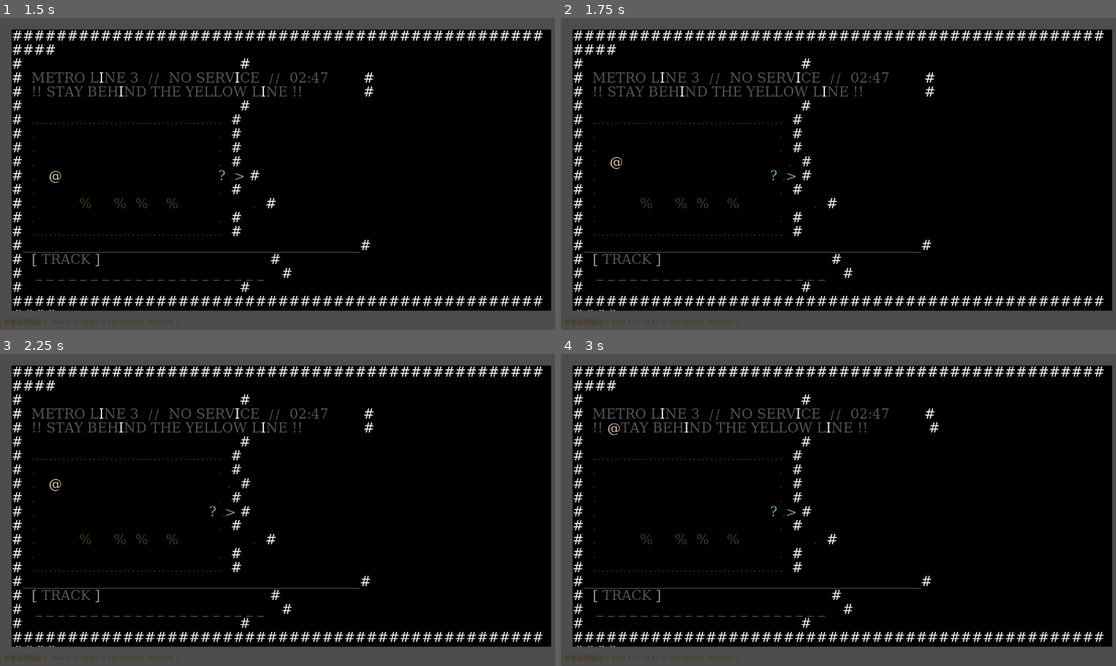
Above: before the commit, frames 1-4 (two rows, left to right).
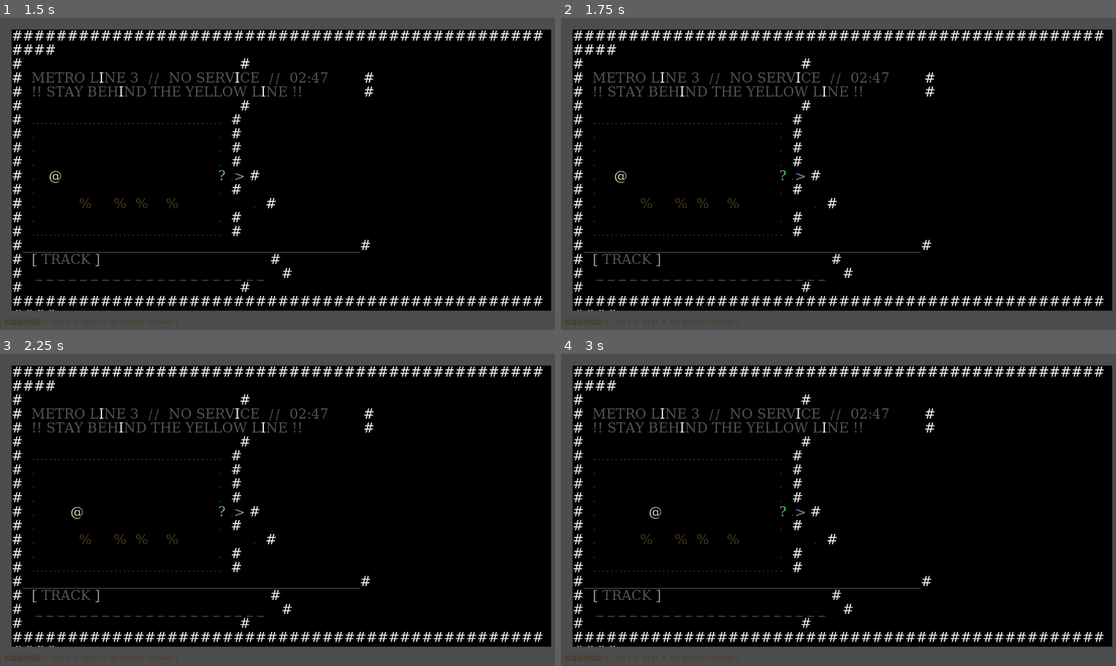
Above: after the commit, the same moments.

Repository: hankforgamedev/SamPierreAtGodot
Game: Godot game, scene res://scenes/StartScreen.tscn
Same seed, same stepped clock (60 frames per second), same inputs: the game is played once before the commit and once after it.
Inputs (mouse positions are in pixels of both pictures, inside the frame that each line leads up to):
- Up to frame 1 (1.5 s): click "開始遊戲" at 0.5 s; tap Enter (ui_accept) at 1.25 s; move the mouse to (399, 158) at 1.27 s; hold D (move_right) from 1.28 s (still down); hold E (interact) from 1.28 s (still down); click (399, 158) at 1.42 s
- Up to frame 2 (1.75 s): keep holding D (move_right); keep holding E (interact); tap W (jump) at 1.52 s; tap Enter (ui_accept) at 1.55 s
- Up to frame 3 (2.25 s): keep holding D (move_right); tap W (jump) at 1.82 s; move the mouse to (166, 525) at 2.02 s; release E (interact) at 2.03 s; tap Enter (ui_accept) at 2.1 s; click (166, 525) at 2.17 s
- Up to frame 4 (3 s): tap W (jump) at 2.27, 2.3, 2.57 s; move the mouse to (894, 441) at 2.77 s; release D (move_right) at 2.78 s; hold A (move_left) from 2.78 s (still down); hold W (jump) from 2.78 s (still down); click (894, 441) at 2.92 s

Frame 1 is identical in both runs. In frame 2, 0.3% of the frame differs, in the area x 8-47%, y 44-54%; in frame 3, 0.3%; in frame 4, 1.0%, in the area x 8-69%, y 21-54%.

Commit message:
feat: animation system, ambient text, movement overhaul
- WorldDialogue: per-line speed (fast/slow/normal) + line_fx signal
- AsciiLevelBase: screen shake, flash, glitch spike; hold-to-move with
  friction tuned to 1 press = 1 step; ambient text (a/b before/after
  dialogue) for all NPCs; _on_player_moved hook; train death sequence
  in StationLevel; ch1 auto-transitions to ch2 on close
- DialogueData ch1: speed + fx tags on action lines (stab, gunshot,
  death monologue, blackout)
- All levels: ambient_a / ambient_b text wired to NPC dicts

Co-Authored-By: Claude Sonnet 4.6 <noreply@anthropic.com>

Diff:
--- a/scripts/AsciiLevelBase.gd
+++ b/scripts/AsciiLevelBase.gd
@@ -42,6 +42,31 @@
 var _glitch_timer  : float      = 0.0
 var _in_dialogue   : bool       = false
 
+# ── FX state ──────────────────────────────────────────────
+var _shake_timer     : float  = 0.0
+var _shake_intensity : float  = 0.0
+var _base_map_pos    : Vector2 = Vector2.ZERO
+var _glitch_spike_timer   : float = 0.0
+var _glitch_spike_base    : float = 0.0
+var _flash_rect      : ColorRect = null
+
+# ── Movement state ────────────────────────────────────────
+const MOVE_HOLD_DELAY  := 0.25   # seconds before repeat kicks in
+const MOVE_REPEAT_RATE := 0.10   # seconds between repeat steps
+const FRICTION_STEPS   := 0      # no slide after release — 1 press = 1 step
+const FRICTION_RATE    := 0.14
+
+var _held_dir      : Vector2i = Vector2i.ZERO
+var _move_phase    : int      = 0   # 0=idle 1=held 2=repeating 3=friction
+var _move_timer    : float    = 0.0
+var _friction_dir  : Vector2i = Vector2i.ZERO
+var _friction_count: int      = 0
+var _last_dialogue_chapter: String = ""
+
+# ── Ambient text state ────────────────────────────────────
+var _talked_npcs   := {}
+var _ambient_label: Node = null
+
 @onready var map_display   : RichTextLabel = $MapDisplay
 @onready var hud_label     : Label         = $HUD
 @onready var world_dialogue                = $WorldUI
@@ -58,10 +83,14 @@
 	_player_pos = _get_player_spawn()
 	_npcs       = _get_npcs()
 	world_dialogue.dialogue_closed.connect(_on_dialogue_closed)
+	world_dialogue.line_fx.connect(_on_line_fx)
 	world_dialogue.visible = false
 	_setup_display()
 	_draw_map()
 	hud_label.text = _get_level_name()
+	_base_map_pos  = map_display.position
+	_setup_flash()
+	_setup_ambient()
 
 func _setup_display() -> void:
 	var bg := StyleBoxFlat.new()
@@ -81,19 +110,7 @@
 func _input(event: InputEvent) -> void:
 	if _in_dialogue:
 		return
-	if event.is_action_pressed("move_left"):
-		if _try_move(Vector2i(-1, 0)):
-			get_viewport().set_input_as_handled()
-	elif event.is_action_pressed("move_right"):
-		if _try_move(Vector2i(1, 0)):
-			get_viewport().set_input_as_handled()
-	elif event.is_action_pressed("jump"):
-		if _try_move(Vector2i(0, -1)):
-			get_viewport().set_input_as_handled()
-	elif event.is_action_pressed("move_down"):
-		if _try_move(Vector2i(0, 1)):
-			get_viewport().set_input_as_handled()
-	elif event.is_action_pressed("interact"):
+	if event.is_action_pressed("interact"):
 		_try_interact()
 		get_viewport().set_input_as_handled()
 
@@ -130,25 +147,186 @@
 			GameManager.start_chapter(npc["start_chapter"] as String)
 			return
 		_in_dialogue = true
+		_last_dialogue_chapter = npc.get("chapter_id", "") as String
 		world_dialogue.open(
-			npc.get("chapter_id", "") as String,
-			npc.get("start_line", 0)  as int
+			_last_dialogue_chapter,
+			npc.get("start_line", 0) as int
 		)
 		return
 
 func _on_dialogue_closed() -> void:
 	_in_dialogue = false
+	var check_dirs := [Vector2i(1,0), Vector2i(-1,0), Vector2i(0,1), Vector2i(0,-1)]
+	for d in check_dirs:
+		var chk: Vector2i = _player_pos + d
+		if chk in _npcs:
+			var npc_d: Dictionary = _npcs[chk]
+			if npc_d.has("chapter_id"):
+				_talked_npcs[chk] = true
+				break
+	_update_ambient()
+
+func _on_player_moved() -> void:
+	pass
+
+# ── Ambient text ──────────────────────────────────────────
+func _setup_ambient() -> void:
+	var lbl := Label.new()
+	lbl.add_theme_font_size_override("font_size", 14)
+	lbl.add_theme_color_override("font_color", Color(0.52, 0.48, 0.38))
+	lbl.anchor_left   = 0.0
+	lbl.anchor_right  = 0.62
+	lbl.anchor_top    = 1.0
+	lbl.anchor_bottom = 1.0
+	lbl.offset_top    = -44.0
+	lbl.offset_bottom = -8.0
+	lbl.offset_left   = 14.0
+	lbl.autowrap_mode = TextServer.AUTOWRAP_WORD_SMART
+	lbl.z_index = 50
+	add_child(lbl)
+	_ambient_label = lbl
+
+func _get_nearby_npc() -> Vector2i:
+	var search_dirs := [Vector2i(1,0), Vector2i(-1,0), Vector2i(0,1), Vector2i(0,-1)]
+	for d in search_dirs:
+		var chk: Vector2i = _player_pos + d
+		if chk in _npcs:
+			return chk
+	return Vector2i(-1, -1)
+
+func _update_ambient() -> void:
+	if _ambient_label == null:
+		return
+	var lbl := _ambient_label as Label
+	if lbl == null:
+		return
+	var nearby := _get_nearby_npc()
+	if nearby.x == -1:
+		lbl.text = ""
+		return
+	var npc := _npcs[nearby] as Dictionary
+	var key := "ambient_a"
+	if _talked_npcs.has(nearby):
+		key = "ambient_b"
+	lbl.text = npc.get(key, "")
+
+func _setup_flash() -> void:
+	_flash_rect = ColorRect.new()
+	_flash_rect.color = Color(1, 1, 1, 0)
+	_flash_rect.mouse_filter = Control.MOUSE_FILTER_IGNORE
+	_flash_rect.set_anchors_and_offsets_preset(Control.PRESET_FULL_RECT)
+	_flash_rect.z_index = 100
+	add_child(_flash_rect)
+
+# ── FX triggers ───────────────────────────────────────────
+func trigger_shake(intensity: float = 6.0, duration: float = 0.35) -> void:
+	_shake_intensity = intensity
+	_shake_timer     = duration
+
+func trigger_flash(color: Color = Color.WHITE, duration: float = 0.25) -> void:
+	if _flash_rect == null:
+		return
+	_flash_rect.color = Color(color.r, color.g, color.b, 0.0)
+	var tw := create_tween()
+	tw.tween_property(_flash_rect, "color:a", 0.85, duration * 0.3)
+	tw.tween_property(_flash_rect, "color:a", 0.0,  duration * 0.7)
+
+func trigger_glitch_spike(duration: float = 1.2) -> void:
+	_glitch_spike_base  = stress_level
+	_glitch_spike_timer = duration
+	stress_level        = max(stress_level, 1.0)
+
+func _on_line_fx(effects: Array) -> void:
+	for fx in effects:
+		match fx:
+			"shake":       trigger_shake()
+			"flash_white": trigger_flash(Color.WHITE)
+			"flash_black": trigger_flash(Color.BLACK, 0.6)
+			"glitch_spike": trigger_glitch_spike()
 
 # ── Glitch ────────────────────────────────────────────────
 func _process(delta: float) -> void:
+	_tick_shake(delta)
 	if _in_dialogue:
 		return
+	_tick_movement(delta)
+	_tick_glitch_spike(delta)
 	_glitch_timer += delta
 	var interval: float = 2.5 / max(1.0 + stress_level * 4.0, 0.1)
 	if _glitch_timer >= interval:
 		_glitch_timer = 0.0
 		_apply_glitch()
 		_draw_map()
+
+func _tick_movement(delta: float) -> void:
+	var dir := Vector2i.ZERO
+	if Input.is_action_pressed("move_left"):
+		dir = Vector2i(-1, 0)
+	elif Input.is_action_pressed("move_right"):
+		dir = Vector2i(1, 0)
+	elif Input.is_action_pressed("jump"):
+		dir = Vector2i(0, -1)
+	elif Input.is_action_pressed("move_down"):
+		dir = Vector2i(0, 1)
+
+	if dir != Vector2i.ZERO:
+		_friction_dir   = dir
+		_friction_count = FRICTION_STEPS
+		if _held_dir != dir:
+			_held_dir   = dir
+			_move_timer = 0.0
+			_move_phase = 1
+			if _try_move(dir):
+				_draw_map()
+				_update_ambient()
+				_on_player_moved()
+		else:
+			_move_timer += delta
+			match _move_phase:
+				1:
+					if _move_timer >= MOVE_HOLD_DELAY:
+						_move_phase = 2
+						_move_timer = 0.0
+				2:
+					if _move_timer >= MOVE_REPEAT_RATE:
+						_move_timer = 0.0
+						if _try_move(dir):
+							_draw_map()
+							_update_ambient()
+							_on_player_moved()
+	else:
+		if _held_dir != Vector2i.ZERO:
+			_held_dir   = Vector2i.ZERO
+			_move_phase = 3
+			_move_timer = 0.0
+		if _move_phase == 3:
+			_move_timer += delta
+			if _friction_count > 0 and _move_timer >= FRICTION_RATE:
+				_move_timer      = 0.0
+				_friction_count -= 1
+				if _try_move(_friction_dir):
+					_draw_map()
+					_update_ambient()
+			elif _friction_count <= 0:
+				_move_phase = 0
+
+func _tick_shake(delta: float) -> void:
+	if _shake_timer <= 0.0:
+		map_display.position = _base_map_pos
+		return
+	_shake_timer -= delta
+	var off := Vector2(
+		randf_range(-_shake_intensity, _shake_intensity),
+		randf_range(-_shake_intensity * 0.5, _shake_intensity * 0.5)
+	)
+	map_display.position = _base_map_pos + off
+
+func _tick_glitch_spike(delta: float) -> void:
+	if _glitch_spike_timer <= 0.0:
+		return
+	_glitch_spike_timer -= delta
+	if _glitch_spike_timer <= 0.0:
+		stress_level = _glitch_spike_base
 
 func _apply_glitch() -> void:
 	_glitch_overlay.clear()
--- a/scripts/DialogueData.gd
+++ b/scripts/DialogueData.gd
@@ -63,17 +63,17 @@
 			# 18
 			{"speaker": "sam", "text": "「滾開。」", "active": "left"},
 			# 19
-			{"speaker": "narrator", "text": "老鼠從皮靴內側抽出一把蝴蝶刀，衝向皮耶爾。\n\n皮耶爾反應過來掏槍時，下腹已經被刺中了。", "active": "none"},
+			{"speaker": "narrator", "text": "老鼠從皮靴內側抽出一把蝴蝶刀，衝向皮耶爾。\n\n皮耶爾反應過來掏槍時，下腹已經被刺中了。", "active": "none", "speed": "fast", "fx": ["shake", "flash_white"]},
 			# 20
-			{"speaker": "narrator", "text": "「最可悲的是，在我死之前，我一刻都沒有活成我想要的樣子……\n\n操！一次就好，就算只有一次也好，我想活著，真正的活著——」", "active": "none"},
+			{"speaker": "narrator", "text": "「最可悲的是，在我死之前，我一刻都沒有活成我想要的樣子……\n\n操！一次就好，就算只有一次也好，我想活著，真正的活著——」", "active": "none", "speed": "slow", "fx": ["glitch_spike"]},
 			# 21
-			{"speaker": "narrator", "text": "砰！子彈射穿老鼠的肺。\n\n末班車進站。皮耶爾把老鼠拽向軌道，用力一推。", "active": "none"},
+			{"speaker": "narrator", "text": "砰！子彈射穿老鼠的肺。\n\n末班車進站。皮耶爾把老鼠拽向軌道，用力一推。", "active": "none", "speed": "fast", "fx": ["shake"]},
 			# 22
-			{"speaker": "narrator", "text": "「唰，噗吱！」\n\n鮮血濺到皮耶爾的臉上和白襯衫上，朱紅的顏料渲染了好一幅抽象畫。", "active": "none"},
+			{"speaker": "narrator", "text": "「唰，噗吱！」\n\n鮮血濺到皮耶爾的臉上和白襯衫上，朱紅的顏料渲染了好一幅抽象畫。", "active": "none", "fx": ["flash_white", "glitch_spike"]},
 			# 23
-			{"speaker": "sam", "text": "（靠在柱子上，緩緩滑坐到地上）\n……某種程度上，他很快樂。", "active": "left"},
+			{"speaker": "sam", "text": "（靠在柱子上，緩緩滑坐到地上）\n……某種程度上，他很快樂。", "active": "left", "speed": "slow"},
 			# 24
-			{"speaker": "narrator", "text": "他的身體越來越輕。\n\n一片黑，最後什麼都沒有了。", "active": "none"},
+			{"speaker": "narrator", "text": "他的身體越來越輕。\n\n一片黑，最後什麼都沒有了。", "active": "none", "speed": "slow", "fx": ["flash_black"]},
 		]
 	},
 	{
--- a/scripts/OfficeLevel.gd
+++ b/scripts/OfficeLevel.gd
@@ -13,11 +13,14 @@
 			"start_line": 0,
 			"char_id":    "lee",
 			"display":    "L",
+			"ambient_a":  "李先生正看著這邊。那個油膩的笑。",
+			"ambient_b":  "文件永遠是處理不完的。",
 		},
 		Vector2i(47, 10): {
 			"start_chapter": "ch4",
 			"char_id":       "narrator",
 			"display":       ">",
+			"ambient_a":     "走廊盡頭。",
 		},
 	}
 
--- a/scripts/RestaurantLevel.gd
+++ b/scripts/RestaurantLevel.gd
@@ -13,11 +13,14 @@
 			"start_line": 0,
 			"char_id":    "moujia",
 			"display":    "甲",
+			"ambient_a":  "角落那個人。一直沒動。盯著杯底，或者盯著空氣。",
+			"ambient_b":  "某甲說的那些話，還在耳邊轉。",
 		},
 		Vector2i(2, 11): {
 			"start_chapter": "ch6",
 			"char_id":       "narrator",
 			"display":       "<",
+			"ambient_a":     "門口。街上沒有人了。",
 		},
 	}
 
--- a/scripts/StartScreen.gd
+++ b/scripts/StartScreen.gd
@@ -1,6 +1,6 @@
 extends Control
 
-const C_AMBER    : Color = Color(0.96, 0.80, 0.38)
+const C_AMBER    : Color = Color(0.00, 0.80, 0.38)
 const C_DIM      : Color = Color(0.45, 0.38, 0.25)
 
 func _ready() -> void:
--- a/scripts/StationLevel.gd
+++ b/scripts/StationLevel.gd
@@ -1,4 +1,6 @@
 extends AsciiLevelBase
+
+var _train_triggered: bool = false
 
 func _get_level_name() -> String:
 	return "[ 虎寨城地鐵站 //  LINE 3  //  02:47  //  NO SERVICE TONIGHT ]"
@@ -13,17 +15,80 @@
 			"start_line": 0,
 			"char_id":    "rat",
 			"display":    "?",
+			"ambient_a":  "月台那端有個人。深夜，末班車前。",
+			"ambient_b":  "末班車不再回來了。",
 		},
 		Vector2i(47, 9): {
 			"start_chapter": "ch2",
 			"char_id":       "narrator",
 			"display":       ">",
+			"ambient_a":     "出口在那邊。天還沒亮。",
 		},
 	}
 
 func _on_dialogue_closed() -> void:
 	super._on_dialogue_closed()
-	stress_level = 0.7
+	if _last_dialogue_chapter == "ch1":
+		_transition_to_ch2()
+	else:
+		stress_level = 0.7
+
+func _transition_to_ch2() -> void:
+	_in_dialogue = true
+	trigger_flash(Color.BLACK, 1.8)
+	await get_tree().create_timer(1.9).timeout
+	GameManager.start_chapter("ch2")
+
+func _on_player_moved() -> void:
+	if not _train_triggered and _player_pos.y >= 16:
+		_train_triggered = true
+		_trigger_train_death()
+
+func _trigger_train_death() -> void:
+	_in_dialogue = true
+
+	var narr := _make_narration("隆隆聲——")
+	add_child(narr)
+	await get_tree().create_timer(0.9).timeout
+
+	# 火車從右邊衝入
+	var train := Label.new()
+	train.text = "══════════════╗▶"
+	train.add_theme_font_size_override("font_size", 36)
+	train.add_theme_color_override("font_color", Color(0.95, 0.95, 0.95))
+	var vp_size := get_viewport().get_visible_rect().size
+	var track_y  := _base_map_pos.y + 16 * 28.0 - 18.0
+	train.position = Vector2(vp_size.x + 40.0, track_y)
+	train.z_index  = 80
+	add_child(train)
+
+	var tw := create_tween()
+	tw.tween_property(train, "position:x", -500.0, 0.55).set_trans(Tween.TRANS_QUAD).set_ease(Tween.EASE_IN)
+	await get_tree().create_timer(0.28).timeout
+
+	# 衝到玩家位置：爆炸效果
+	trigger_shake(22.0, 0.7)
+	trigger_flash(Color.WHITE, 0.35)
+	narr.text = "——末班車從黑暗中衝出——"
+
+	await get_tree().create_timer(0.8).timeout
+	train.queue_free()
+	narr.queue_free()
+
+	trigger_flash(Color.BLACK, 2.0)
+	await get_tree().create_timer(2.1).timeout
+	get_tree().change_scene_to_file("res://scenes/StartScreen.tscn")
+
+func _make_narration(text: String) -> Label:
+	var lbl := Label.new()
+	lbl.text = text
+	lbl.add_theme_font_size_override("font_size", 22)
+	lbl.add_theme_color_override("font_color", Color(0.88, 0.84, 0.74))
+	lbl.horizontal_alignment = HORIZONTAL_ALIGNMENT_CENTER
+	lbl.vertical_alignment   = VERTICAL_ALIGNMENT_CENTER
+	lbl.set_anchors_and_offsets_preset(Control.PRESET_CENTER)
+	lbl.z_index = 90
+	return lbl
 
 func _get_map_data() -> Array:
 	return [
--- a/scripts/StreetLevel.gd
+++ b/scripts/StreetLevel.gd
@@ -12,6 +12,7 @@
 			"next_level": "res://scenes/LaoxiaoRestaurant.tscn",
 			"char_id":    "narrator",
 			"display":    ">",
+			"ambient_a":  "巷子深處透著昏黃的燈光。老蕭餐館——全年無休。",
 		},
 	}
 
--- a/scripts/WorldDialogue.gd
+++ b/scripts/WorldDialogue.gd
@@ -9,9 +9,12 @@
 const C_CHOICE_HVR  := Color(0.16, 0.12,  0.07,  1.0)
 const C_CHOICE_TXT  := Color(0.72, 0.60,  0.38,  1.0)
 const C_CHOICE_HVTXT:= Color(0.96, 0.80,  0.38,  1.0)
-const TYPE_SPEED    := 0.020
+const SPEED_FAST   := 0.008
+const SPEED_NORMAL := 0.020
+const SPEED_SLOW   := 0.045
 
 signal dialogue_closed
+signal line_fx(effects: Array)
 
 var _chapter      : Dictionary = {}
 var _lines        : Array      = []
@@ -20,6 +23,7 @@
 var _full_text    := ""
 var _typed_so_far := ""
 var _type_timer   := 0.0
+var _type_speed   := SPEED_NORMAL
 var _has_choices  := false
 var _can_advance  := false
 
@@ -60,8 +64,8 @@
 	if not _typing:
 		return
 	_type_timer += delta
-	while _type_timer >= TYPE_SPEED and _typed_so_far.length() < _full_text.length():
-		_type_timer -= TYPE_SPEED
+	while _type_timer >= _type_speed and _typed_so_far.length() < _full_text.length():
+		_type_timer -= _type_speed
 		_typed_so_far += _full_text[_typed_so_far.length()]
 		dlg_text.text = _typed_so_far
 	if _typed_so_far.length() >= _full_text.length():
@@ -71,9 +75,14 @@
 func _input(event: InputEvent) -> void:
 	if not visible:
 		return
-	var is_advance := event.is_action_pressed("ui_accept") or \
-		(event is InputEventMouseButton and (event as InputEventMouseButton).pressed \
-		 and (event as InputEventMouseButton).button_index == MOUSE_BUTTON_LEFT)
+	var is_keyboard := event.is_action_pressed("ui_accept")
+	var is_mouse    := event is InputEventMouseButton \
+		and (event as InputEventMouseButton).pressed \
+		and (event as InputEventMouseButton).button_index == MOUSE_BUTTON_LEFT
+	# When choices are shown, let mouse events reach the buttons
+	if _has_choices and is_mouse:
+		return
+	var is_advance := is_keyboard or is_mouse
 	if not is_advance:
 		return
 	get_viewport().set_input_as_handled()
@@ -125,6 +134,16 @@
 		_has_choices = true
 		_build_choices(line["choices"] as Array)
 
+	var spd: String = line.get("speed", "normal") as String
+	match spd:
+		"fast":  _type_speed = SPEED_FAST
+		"slow":  _type_speed = SPEED_SLOW
+		_:       _type_speed = SPEED_NORMAL
+
+	var fx: Array = line.get("fx", []) as Array
+	if fx.size() > 0:
+		line_fx.emit(fx)
+
 	_full_text    = line.get("text", "") as String
 	_typed_so_far = ""
 	_type_timer   = 0.0
